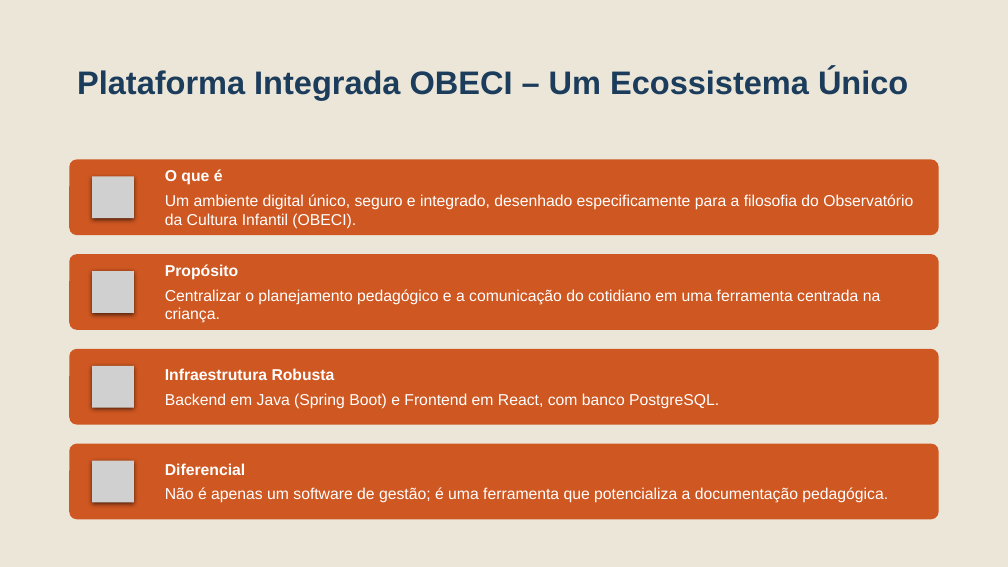
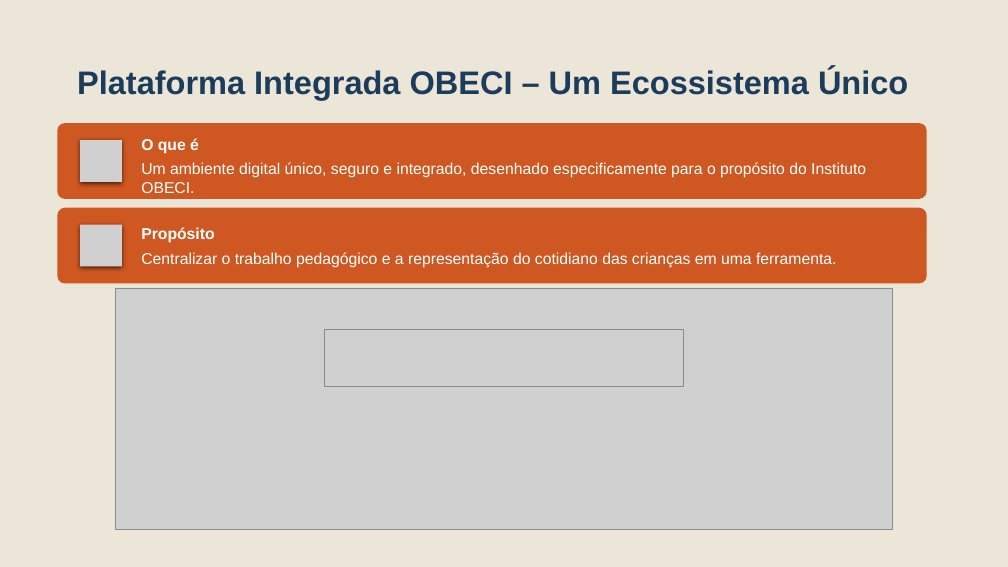
Before and after one commit to sandrorobertojunior/-ENTREGA-FINAL-BRISA, a slide deck: slide 3 of documentos/Apresentação Final do Projeto.pptx. Drawn at 1008x567 pixels with LibreOffice and Linux fonts; fonts in the diff are those of the drawing; grey boxes stand for pictures. Boxes give left, top, right and bottom in pixels: in the first picture for what was removed or moved away, otherwise in the second. Text is boxed around its words. In the diff, an @@ line names an element or a change of style, - is before the commit and + after.

```diff
--- a/documentos/Apresentação Final do Projeto.pptx
+++ b/documentos/Apresentação Final do Projeto.pptx
@@ rounded rectangle moved from (x1=70, y1=160, x2=939, y2=235) to (x1=57, y1=123, x2=927, y2=199) @@
@@ picture moved from (x1=92, y1=176, x2=134, y2=218) to (x1=80, y1=140, x2=122, y2=181) @@
@@ text "O que é" moved from (x1=165, y1=169, x2=913, y2=229) to (x1=141, y1=138, x2=866, y2=193) @@
@@ text at (x1=141, y1=162, x2=866, y2=193): text changed @@
-Um ambiente digital único, seguro e integrado, desenhado especificamente para a filosofia do Observatório da Cultura Infantil (OBECI).
+Um ambiente digital único, seguro e integrado, desenhado especificamente para o propósito do Instituto OBECI.
@@ rounded rectangle moved from (x1=70, y1=254, x2=939, y2=330) to (x1=57, y1=208, x2=927, y2=284) @@
@@ text "Propósito" moved from (x1=165, y1=264, x2=881, y2=323) to (x1=141, y1=227, x2=836, y2=268) @@
@@ picture moved from (x1=92, y1=271, x2=134, y2=313) to (x1=80, y1=225, x2=122, y2=266) @@
@@ text at (x1=141, y1=252, x2=836, y2=268): text changed @@
-Centralizar o planejamento pedagógico e a comunicação do cotidiano em uma ferramenta centrada na criança.
+Centralizar o trabalho pedagógico e a representação do cotidiano das crianças em uma ferramenta.
@@ picture added at (x1=116, y1=289, x2=893, y2=530) @@
@@ picture added at (x1=325, y1=330, x2=684, y2=386) @@
@@ group removed at (x1=70, y1=349, x2=939, y2=520): 2 rounded rectangles, 2 pictures, 2 texts @@
-Infraestrutura Robusta
-Backend em Java (Spring Boot) e Frontend em React, com banco PostgreSQL.
-Diferencial
-Não é apenas um software de gestão; é uma ferramenta que potencializa a documentação pedagógica.
```
Also in this commit, not shown: 3 other slides changed, 1 slide added, 1 slide removed.
